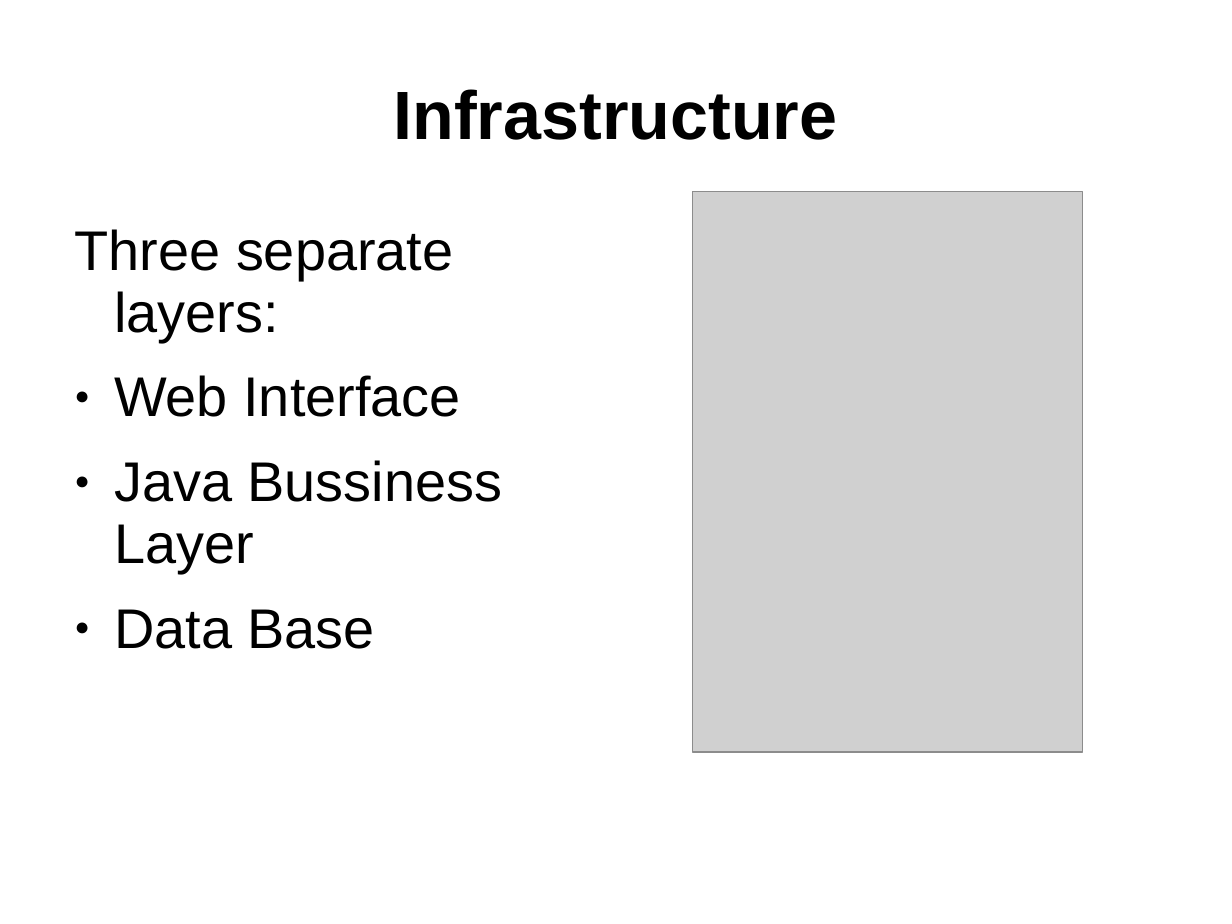
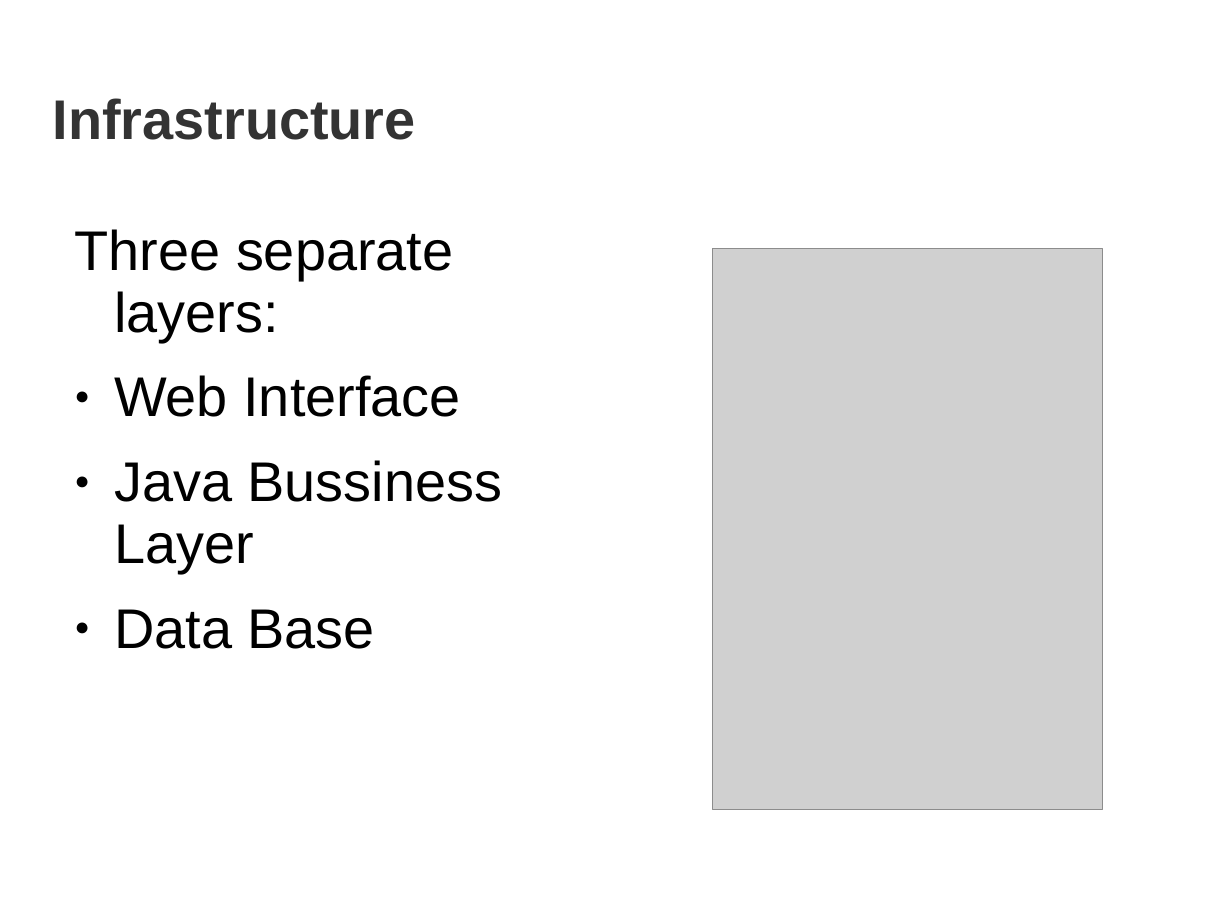
Before and after one commit to pbarbero/ESIEA.INF4035-EBAY, a slide deck: slide 3 of documentArchitecture.ppt (slide 2 before the commit). Drawn at 1232x924 pixels with LibreOffice and Linux fonts; fonts in the diff are those of the drawing; grey boxes stand for pictures; background and template pictures are left out. Boxes give left, top, right and bottom in pixels: in the first picture for what was removed or moved away, otherwise in the second. Text is boxed around its words. In the diff, an @@ line names an element or a change of style, - is before the commit and + after.

```diff
--- a/documentArchitecture.ppt
+++ b/documentArchitecture.ppt
@@ title "Infrastructure": place and size @@
-title "Infrastructure" at [394,89,838,140]
+title "Infrastructure" at [53,98,416,140]
@@ title "Infrastructure" at [53,98,416,140]: size 44 to 36 pt, text colour #000000 to #333333; alignment centre to left @@
@@ picture: place and size @@
-picture at [693,191,1083,752]
+picture at [713,248,1103,809]
```
Also in this commit, not shown: 2 other slides changed, 7 slides added, 1 slide removed.
